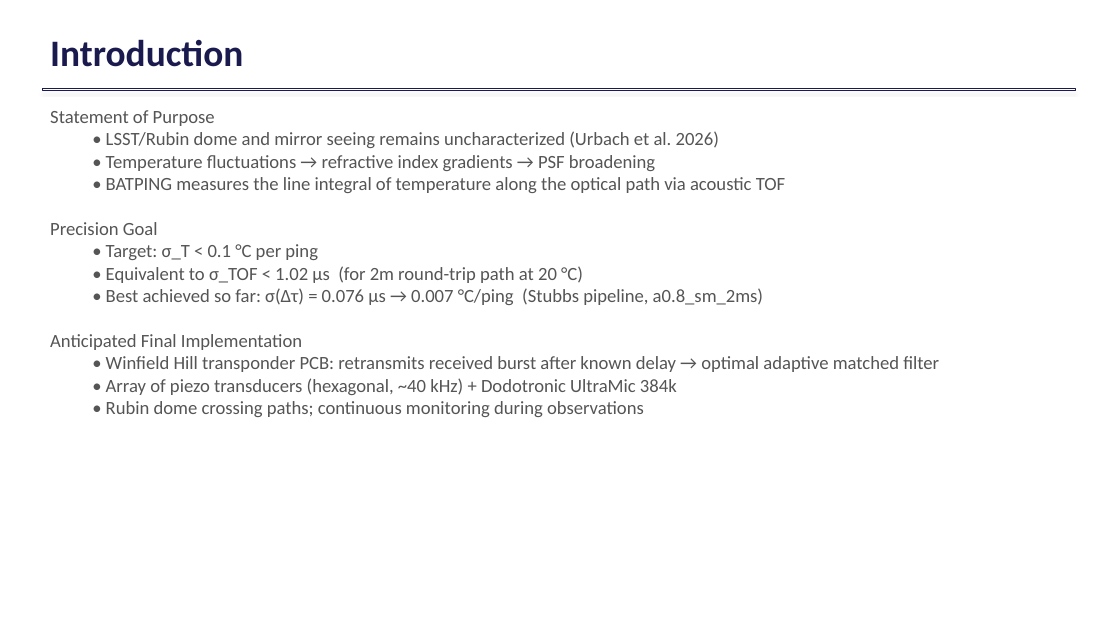
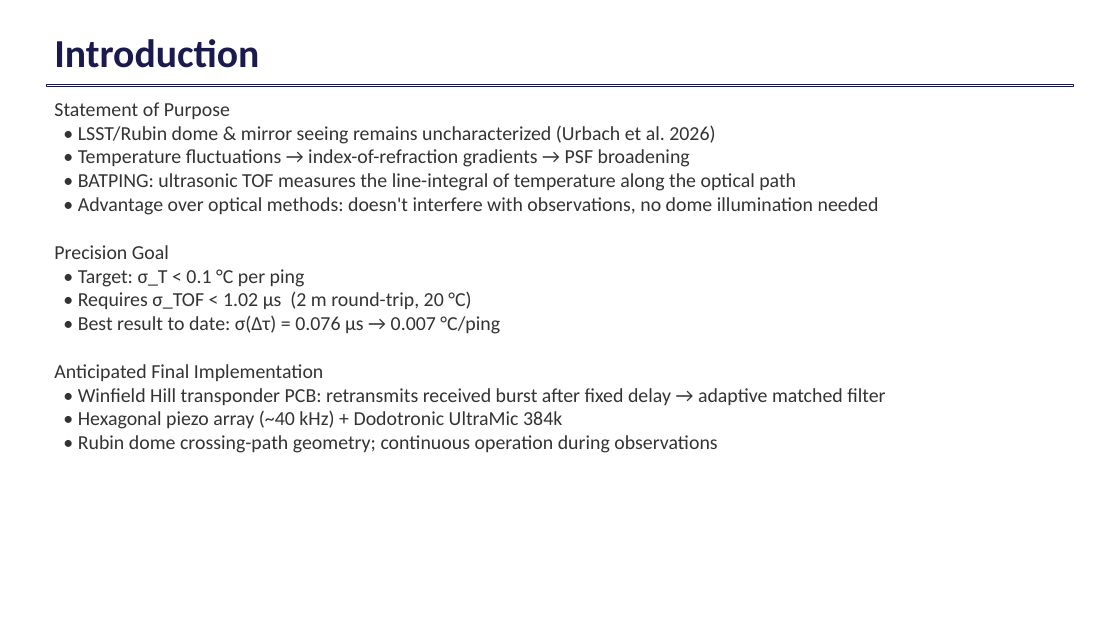
Before and after one commit to cyrusurheim29/batping, a slide deck: slide 2 of siglent_project/BATPING_presentation_July2026.pptx. Drawn at 1120x630 pixels with LibreOffice and Linux fonts; fonts in the diff are those of the drawing. Boxes give left, top, right and bottom in pixels: in the first picture for what was removed or moved away, otherwise in the second. Text is boxed around its words. In the diff, an @@ line names an element or a change of style, - is before the commit and + after.

```diff
--- a/siglent_project/BATPING_presentation_July2026.pptx
+++ b/siglent_project/BATPING_presentation_July2026.pptx
@@ text "Introduction" at (x1=54, y1=39, x2=259, y2=68): size 32 to 34 pt @@
@@ rectangle resized from (x1=42, y1=88, x2=1075, y2=91) to (x1=46, y1=84, x2=1074, y2=87) @@
@@ text "Statement of Purpose" moved from (x1=50, y1=110, x2=939, y2=417) to (x1=54, y1=102, x2=885, y2=453) @@
@@ text at (x1=54, y1=102, x2=323, y2=381): size 16 to 17 pt, text colour #555555 to #333333 in "Statement of Purpose", "Precision Goal", "• Target: σ_T < 0.1 °C per ...", "Anticipated Final Implementation"; list level 2 to 1 in "• Target: σ_T < 0.1 ..." @@
@@ text at (x1=78, y1=125, x2=879, y2=215): text changed; size 16 to 17 pt; text colour #555555 to #333333 @@
-  • LSST/Rubin dome and mirror seeing remains uncharacterized (Urbach et al. 2026)
-  • Temperature fluctuations → refractive index gradients → PSF broadening
-  • BATPING measures the line integral of temperature along the optical path via acoustic TOF
+• LSST/Rubin dome & mirror seeing remains uncharacterized (Urbach et al. 2026)
+• Temperature fluctuations → index-of-refraction gradients → PSF broadening
+• BATPING: ultrasonic TOF measures the line-integral of temperature along the optical path
+• Advantage over optical methods: doesn't interfere with observations, no dome illumination needed
@@ text at (x1=78, y1=291, x2=500, y2=334): text changed; size 16 to 17 pt; text colour #555555 to #333333 @@
-  • Equivalent to σ_TOF < 1.02 μs (for 2m round-trip path at 20 °C)
-  • Best achieved so far: σ(Δτ) = 0.076 μs → 0.007 °C/ping (Stubbs pipeline, a0.8_sm_2ms)
+• Requires σ_TOF < 1.02 μs (2 m round-trip, 20 °C)
+• Best result to date: σ(Δτ) = 0.076 μs → 0.007 °C/ping
@@ text at (x1=78, y1=388, x2=885, y2=453): text changed; size 16 to 17 pt; text colour #555555 to #333333 @@
-  • Winfield Hill transponder PCB: retransmits received burst after known delay → optimal adaptive matched filter
-  • Array of piezo transducers (hexagonal, ~40 kHz) + Dodotronic UltraMic 384k
-  • Rubin dome crossing paths; continuous monitoring during observations
+• Winfield Hill transponder PCB: retransmits received burst after fixed delay → adaptive matched filter
+• Hexagonal piezo array (~40 kHz) + Dodotronic UltraMic 384k
+• Rubin dome crossing-path geometry; continuous operation during observations
```
Also in this commit, not shown: 12 other slides changed, 9 slides added, 4 slides removed, 1 other file.
